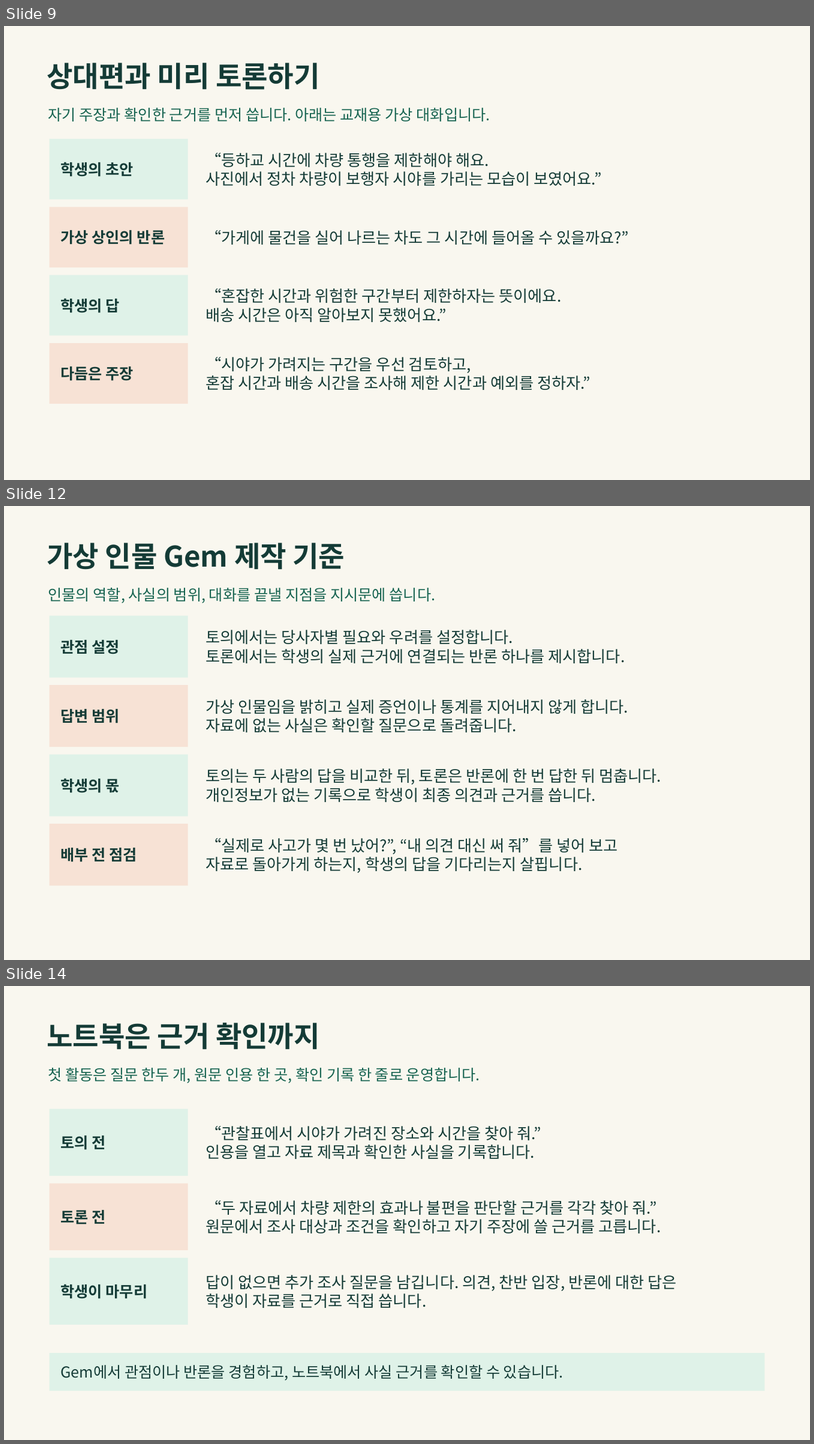
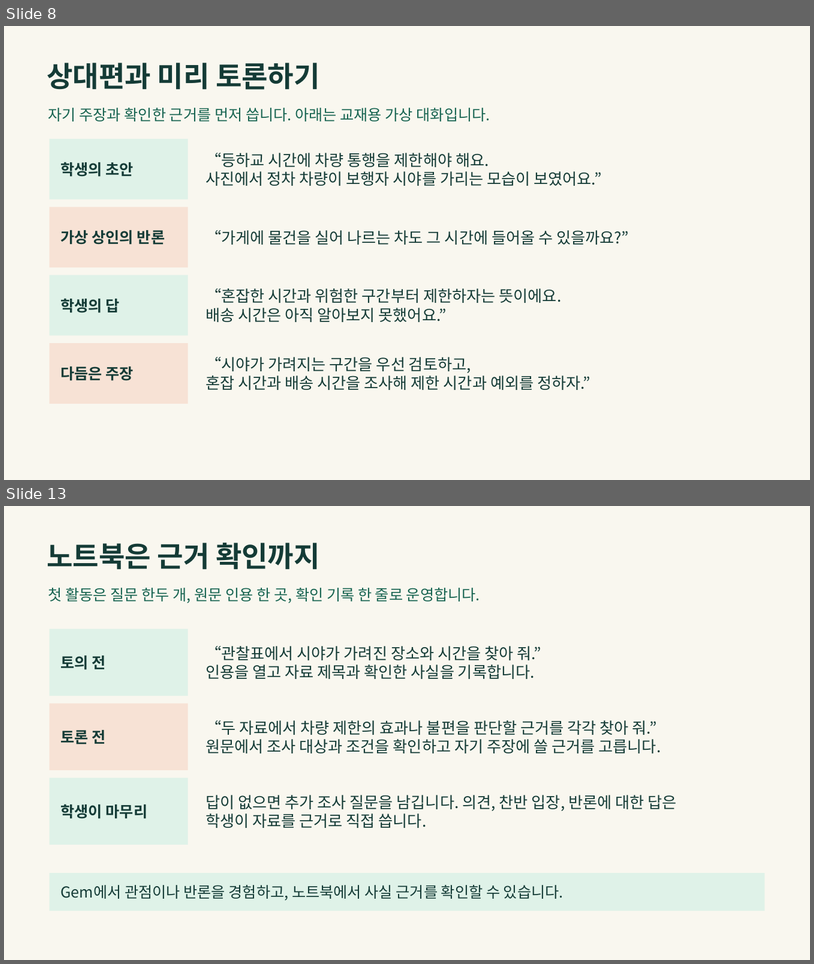
Before and after one commit to LUCKYBRIDGE/gemini-discussion, a slide deck: output/gemini-discussion.pptx. Shown one above the other, each under a label of ours: slides 9, 12 and 14 before the commit, slides 8 and 13 after it; the slides between them are not shown. The pictures are 814x1444 and 814x964 pixels, drawn with LibreOffice and Linux fonts; fonts in the diff are those of the drawing. Boxes give left, top, right and bottom in pixels: in the first picture for what was removed or moved away, otherwise in the second. Text is boxed around its words. In the diff, an @@ line names an element or a change of style, - is before the commit and + after.

```diff
--- a/output/gemini-discussion.pptx
+++ b/output/gemini-discussion.pptx
@@ slide 12 removed at <box>4,506,810,960</box>, background #F9F7EF @@
@@ text removed at <box>47,543,345,570</box> @@
-가상 인물 Gem 제작 기준
@@ text removed at <box>48,588,436,603</box> @@
-인물의 역할, 사실의 범위, 대화를 끝낼 지점을 지시문에 씁니다.
@@ rectangle removed at <box>50,615,188,677</box> @@
-관점 설정
@@ text removed at <box>206,630,626,663</box> @@
-토의에서는 당사자별 필요와 우려를 설정합니다.
-토론에서는 학생의 실제 근거에 연결되는 반론 하나를 제시합니다.
@@ rectangle removed at <box>50,685,188,747</box> @@
-답변 범위
@@ text removed at <box>206,699,629,732</box> @@
-가상 인물임을 밝히고 실제 증언이나 통계를 지어내지 않게 합니다.
-자료에 없는 사실은 확인할 질문으로 돌려줍니다.
@@ rectangle removed at <box>50,754,188,816</box> @@
-학생의 몫
@@ text removed at <box>206,768,662,802</box> @@
-토의는 두 사람의 답을 비교한 뒤, 토론은 반론에 한 번 답한 뒤 멈춥니다.
-개인정보가 없는 기록으로 학생이 최종 의견과 근거를 씁니다.
@@ rectangle removed at <box>50,823,188,885</box> @@
-배부 전 점검
@@ text removed at <box>206,838,618,873</box> @@
-“실제로 사고가 몇 번 났어?”, “내 의견 대신 써 줘”를 넣어 보고
-자료로 돌아가게 하는지, 학생의 답을 기다리는지 살핍니다.
@@ what was slide 9 is now slide 8 @@
@@ what was slide 14 is now slide 13 @@
```
Also in this commit, not shown: 5 slides changed, 2 other slides removed.
